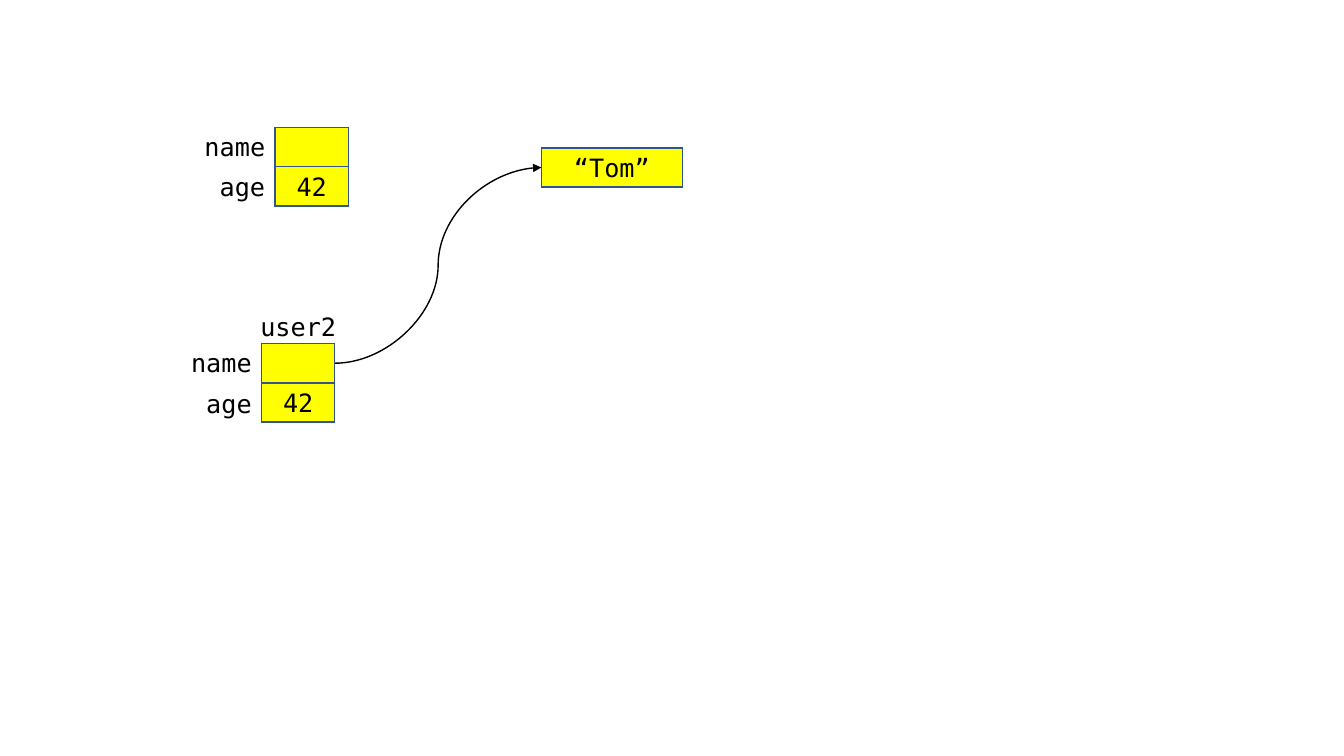
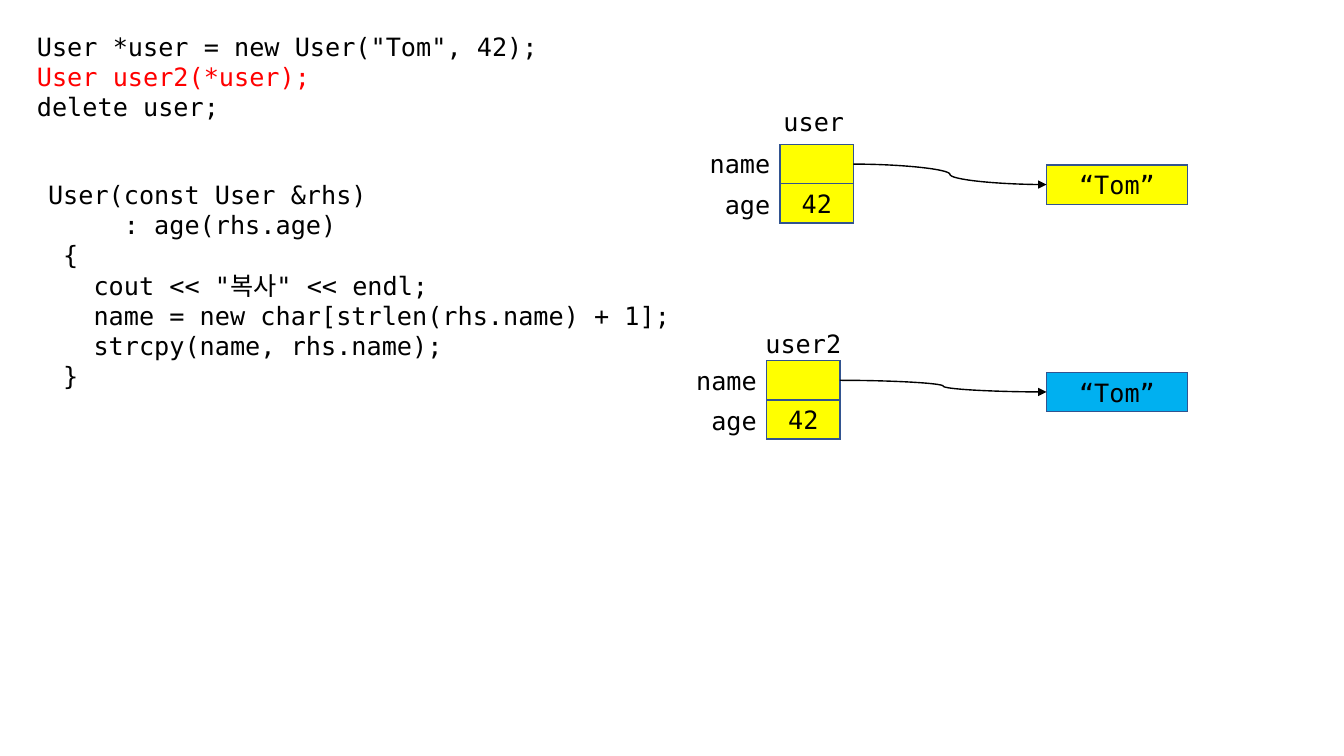
Before and after one commit to yoondev-classroom/cpp_221114, a slide deck: slide 33 of 221114.pptx (slide 34 before the commit). Drawn at 1344x756 pixels with LibreOffice and Linux fonts; fonts in the diff are those of the drawing. Boxes give left, top, right and bottom in pixels: in the first picture for what was removed or moved away, otherwise in the second. Text is boxed around its words. In the diff, an @@ line names an element or a change of style, - is before the commit and + after.

```diff
--- a/221114.pptx
+++ b/221114.pptx
@@ text added at (37,37,538,120), 18 pt, text #000000 @@
+User *user = new User("Tom", 42);
+User user2(*user);
+delete user;
@@ text added at (783,117,844,132), 18 pt, text #000000 @@
+user
@@ curved arrow moved from (335, 363) - (541, 167) to (854, 164) - (1047, 185) @@
@@ text added at (48,185,670,361), 18 pt, text #000000 @@
+User(const User &rhs)
+: age(rhs.age)
+{
+cout << "복사" << endl;
+name = new char[strlen(rhs.name) + 1];
+strcpy(name, rhs.name);
+}
@@ text "age": place and size @@
-text "age" at (220,182,266,202)
+text "age" at (725,200,771,220)
@@ rectangle "42": place and size @@
-rectangle "42" at (275,166,349,206)
+rectangle "42" at (780,184,854,223)
@@ 4 texts, 4 rectangles: place and size @@
-4 texts, 4 rectangles at (191,127,683,422)
+4 texts, 4 rectangles at (696,144,1188,440)
@@ curved arrow added from (840, 380) to (1047, 392), #000000 1 pt @@
@@ rectangle added at (1047,372,1188,411), fill #00B0F0, outline #325491 1 pt, 18 pt, text #000000 @@
+“Tom”
```
Also in this commit, not shown: 1 other slide changed, 1 slide added, 1 other file.
